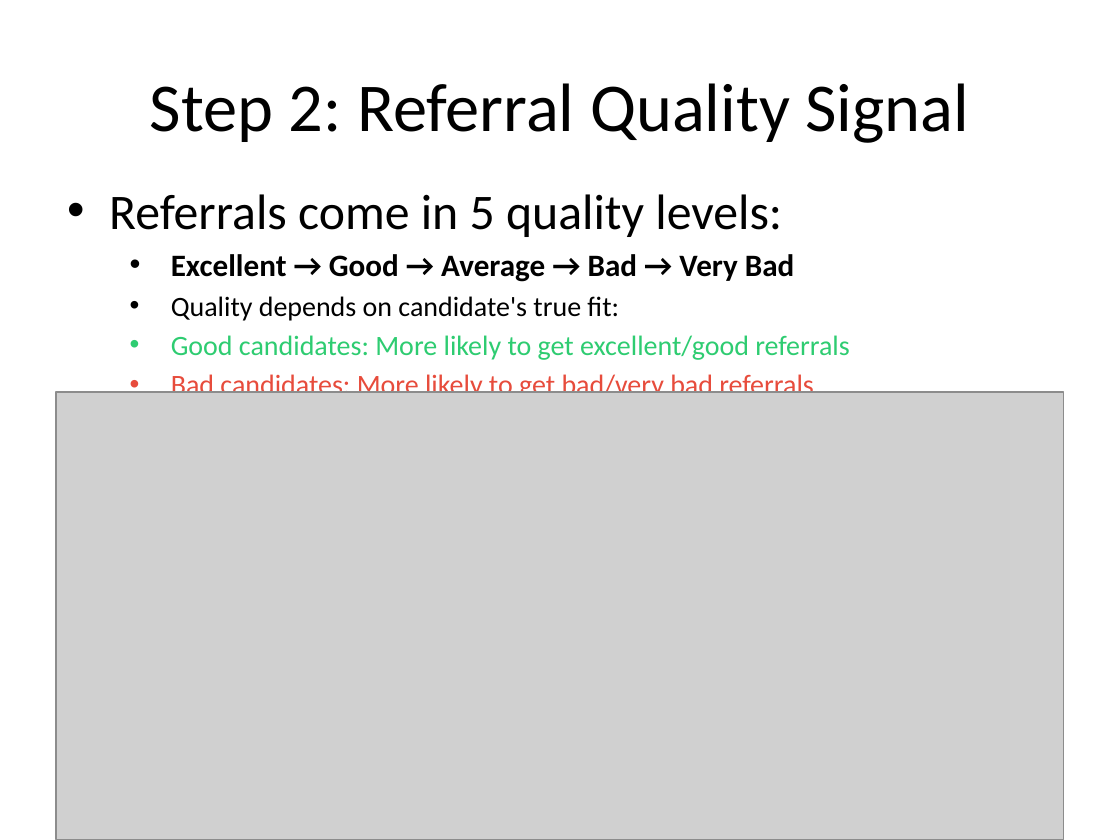
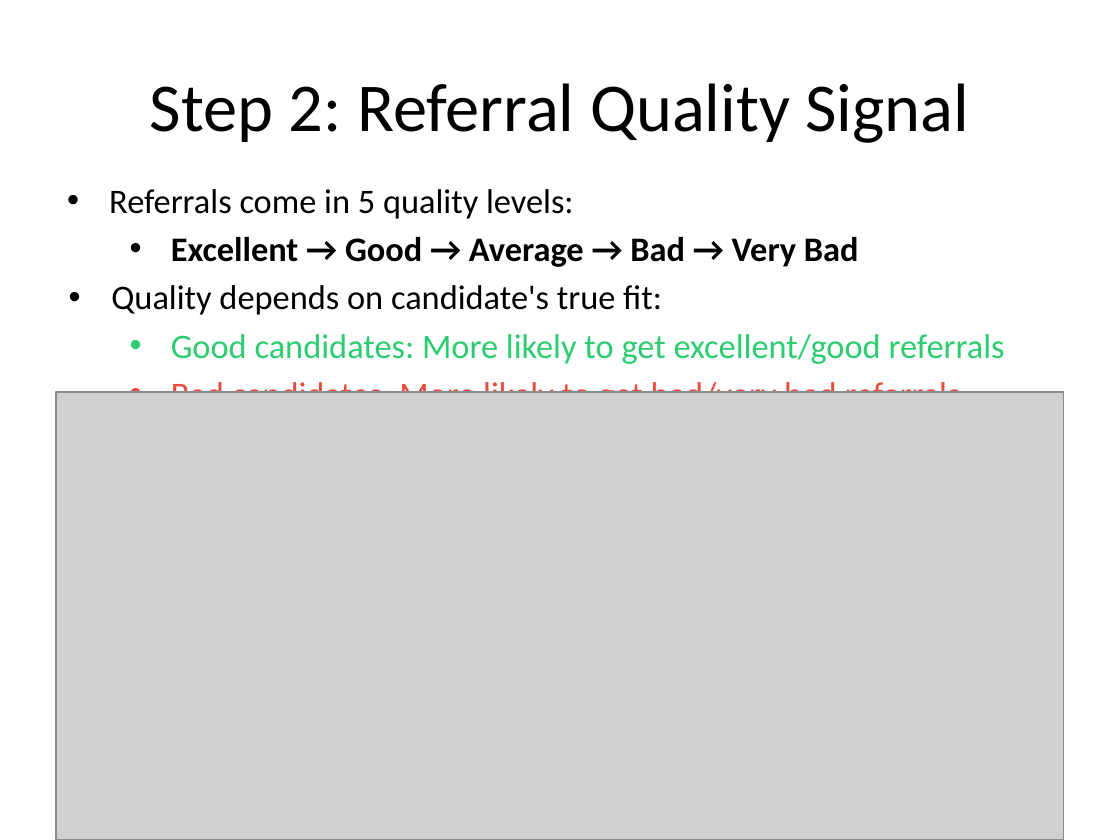
Before and after one commit to lisette-espin/NetworkEffectsGameTheory, a slide deck: slide 5 of pptx/Referral_Based_Hiring_Model.pptx. Drawn at 1120x840 pixels with LibreOffice and Linux fonts; fonts in the diff are those of the drawing; grey boxes stand for pictures. Boxes give left, top, right and bottom in pixels: in the first picture for what was removed or moved away, otherwise in the second. Text is boxed around its words. In the diff, an @@ line names an element or a change of style, - is before the commit and + after.

```diff
--- a/pptx/Referral_Based_Hiring_Model.pptx
+++ b/pptx/Referral_Based_Hiring_Model.pptx
@@ text "Referrals come in 5 quality ..." at box(109, 189, 1005, 393): size 32 to 22.1 pt in "Referrals come in 5 quality levels:"; size 20 to 22.1 pt in "Excellent → Good → Average → Bad ..."; size 18 to 22.1 pt in "Quality depends on candidate's true fit:", "Good candidates: More likely to get excellent/good ...", "Bad candidates: More likely to get bad/very ..."; less space between paragraphs; indent changed @@
```
Also in this commit, not shown: 5 other slides changed, 1 slide added, 1 other file.
